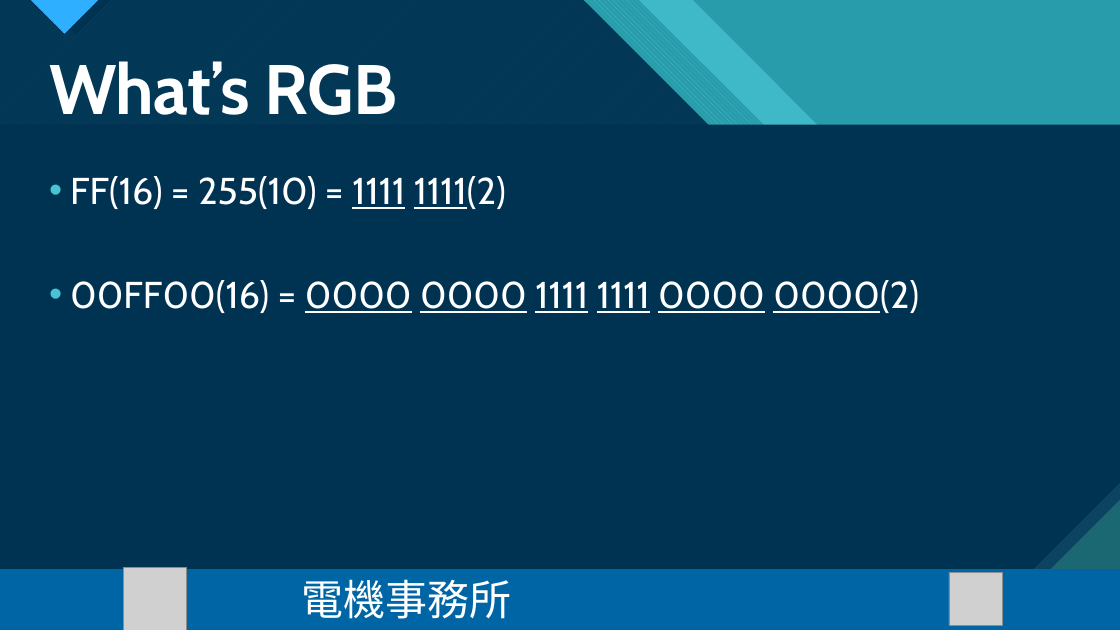
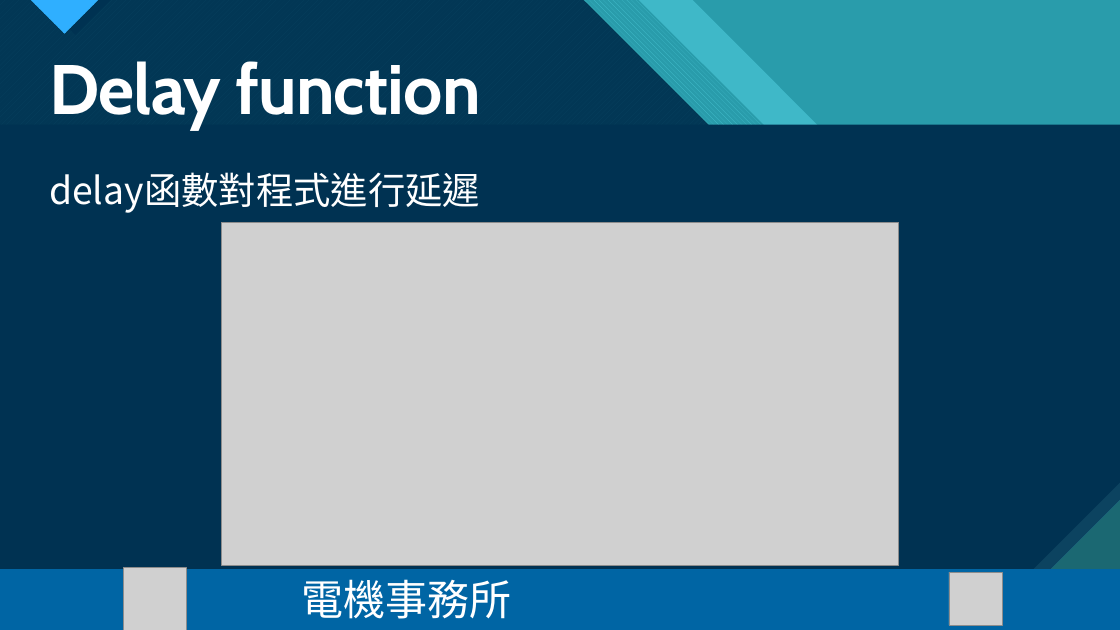
Before and after one commit to Harrysome/2022-NTNU-EEcamp, a slide deck: slide 18 of PPT/機器人動起來 day3.pptx (slide 4 before the commit). Drawn at 1120x630 pixels with LibreOffice and Linux fonts; fonts in the diff are those of the drawing; grey boxes stand for pictures. Boxes give left, top, right and bottom in pixels: in the first picture for what was removed or moved away, otherwise in the second. Text is boxed around its words. In the diff, an @@ line names an element or a change of style, - is before the commit and + after.

```diff
--- a/PPT/機器人動起來 day3.pptx
+++ b/PPT/機器人動起來 day3.pptx
@@ title at <box>49,61,480,130</box>: text changed @@
-What’s RGB
+Delay function
@@ text at <box>49,172,480,213</box>: text changed; font Cabin to Noto Sans CJK SC @@
-• FF(16) = 255(10) = 1111 1111(2)
-• 00FF00(16) = 0000 0000 1111 1111 0000 0000(2)
+delay函數對程式進行延遲
@@ picture added at <box>222,222,899,565</box> @@
```
Also in this commit, not shown: 21 other slides changed, 29 slides added, 11 slides removed, 3 other files.
